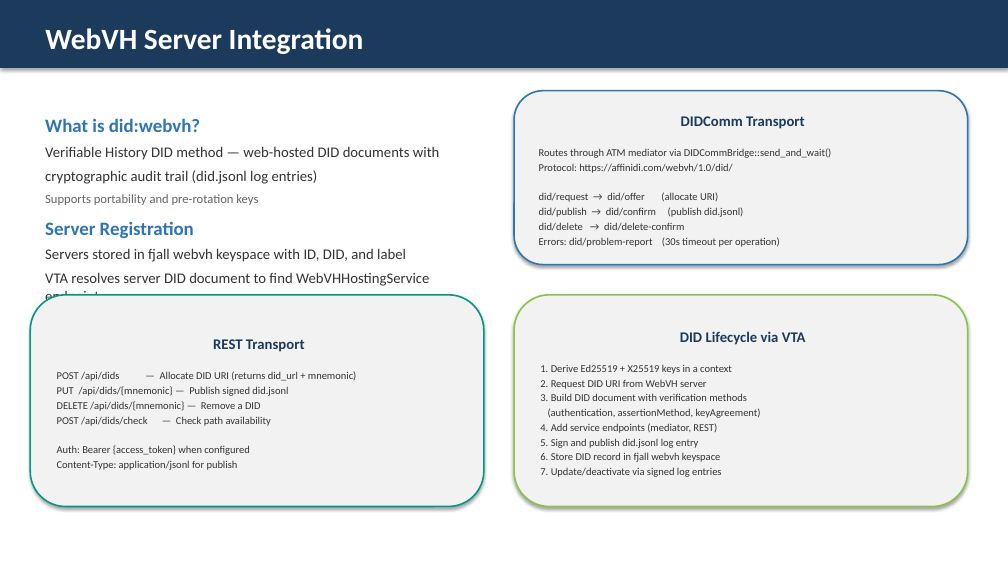
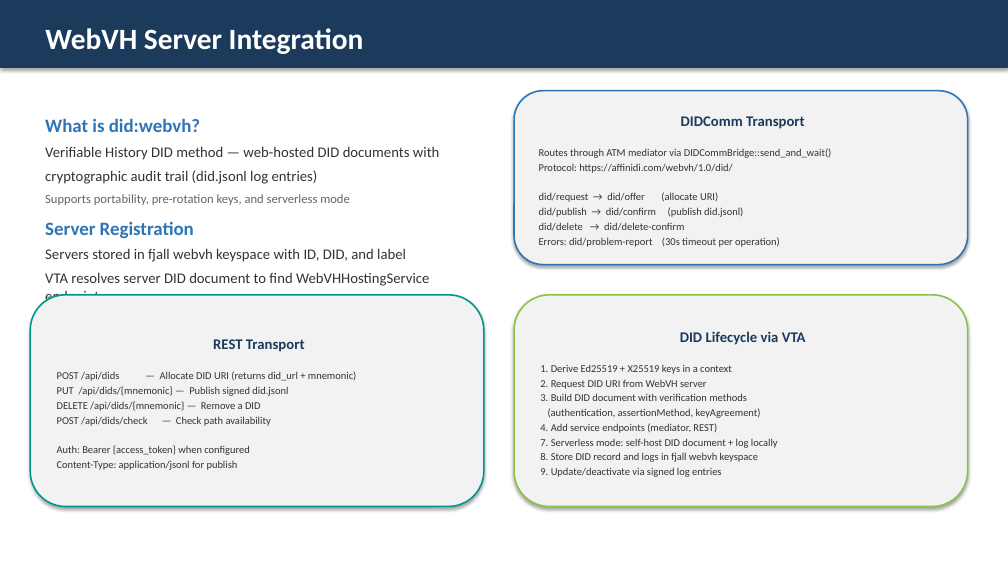
Before and after one commit to LF-Decentralized-Trust-labs/verifiable-trust-infrastructure, a slide deck: slide 7 of docs/VTA_Service_Overview.pptx. Drawn at 1008x567 pixels with LibreOffice and Linux fonts; fonts in the diff are those of the drawing. Boxes give left, top, right and bottom in pixels: in the first picture for what was removed or moved away, otherwise in the second. Text is boxed around its words. In the diff, an @@ line names an element or a change of style, - is before the commit and + after.

```diff
--- a/docs/VTA_Service_Overview.pptx
+++ b/docs/VTA_Service_Overview.pptx
@@ text at (45, 194, 350, 205): text changed @@
-Supports portability and pre-rotation keys
+Supports portability, pre-rotation keys, and serverless mode
@@ text in rounded rectangle at (540, 438, 778, 477): text changed @@
-5. Sign and publish did.jsonl log entry
-6. Store DID record in fjall webvh keyspace
-7. Update/deactivate via signed log entries
+7. Serverless mode: self-host DID document + log locally
+8. Store DID record and logs in fjall webvh keyspace
+9. Update/deactivate via signed log entries
```
Also in this commit, not shown: 8 other slides changed, 42 other files.
